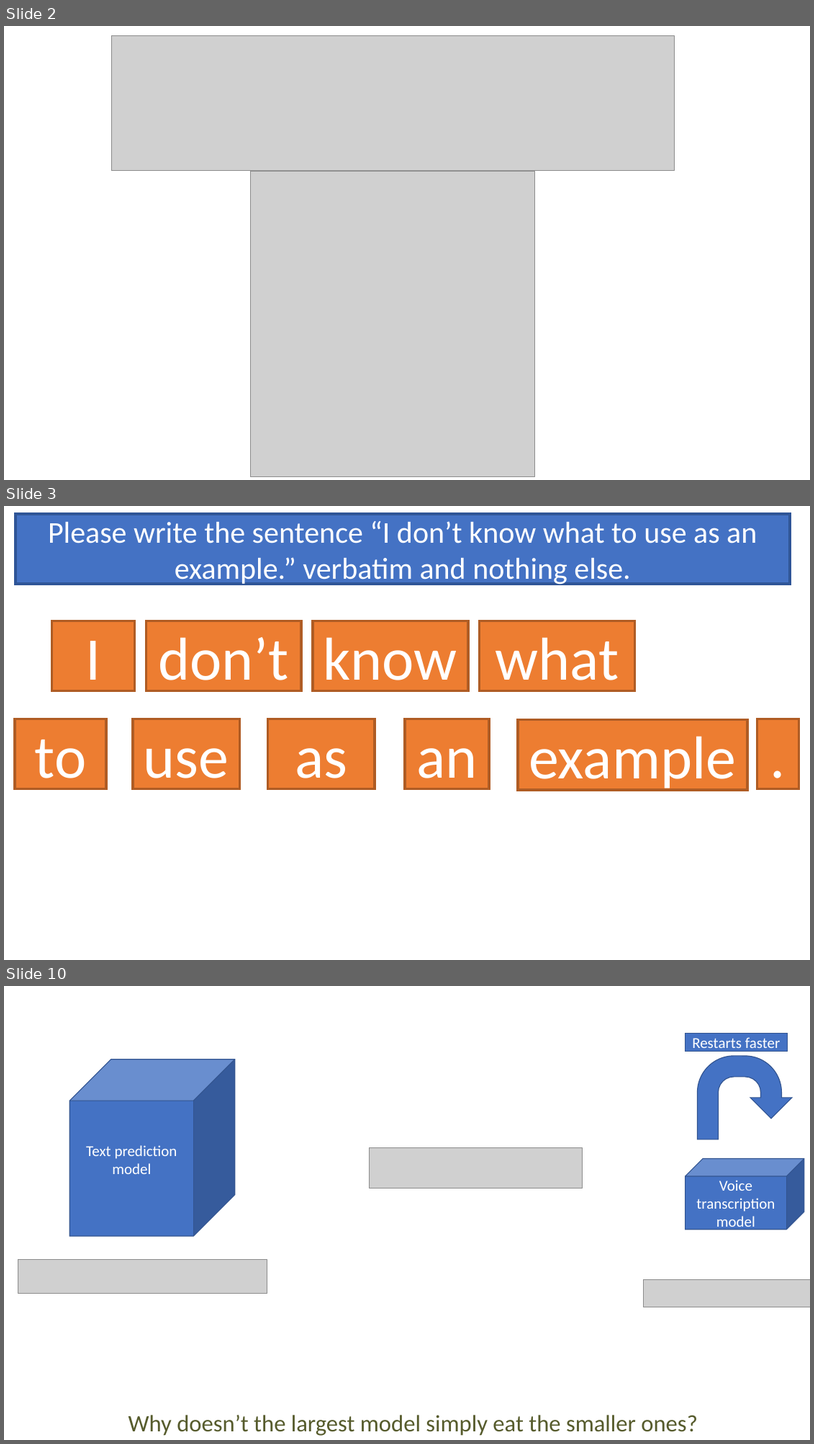
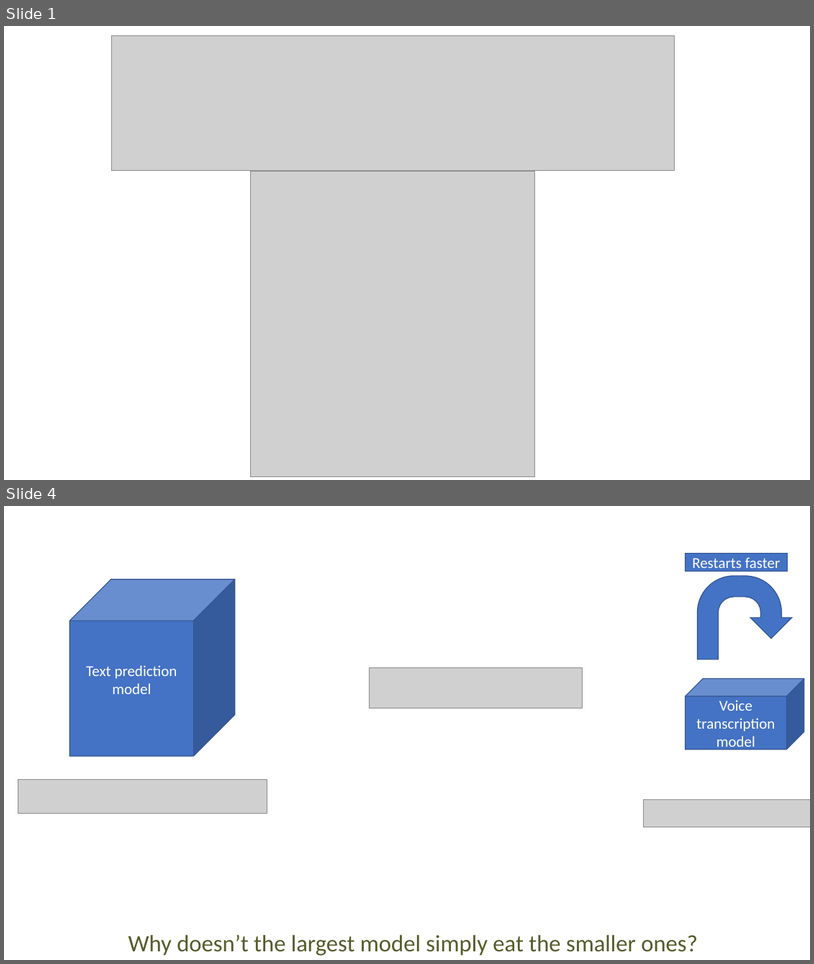
Before and after one commit to TeamDman/toolformer, a slide deck: video/Presentation1.pptx. Shown one above the other, each under a label of ours: slides 2, 3 and 10 before the commit, slides 1 and 4 after it; the slides between them are not shown. The pictures are 814x1444 and 814x964 pixels, drawn with LibreOffice and Linux fonts; fonts in the diff are those of the drawing; grey boxes stand for pictures; background and template pictures are left out. Boxes give left, top, right and bottom in pixels: in the first picture for what was removed or moved away, otherwise in the second. Text is boxed around its words. In the diff, an @@ line names an element or a change of style, - is before the commit and + after.

```diff
--- a/video/Presentation1.pptx
+++ b/video/Presentation1.pptx
@@ slide 3 removed at <box>4,506,810,960</box>, background #FFFFFF @@
@@ rectangle removed at <box>16,514,790,584</box> @@
-Please write the sentence “I don’t know what to use as an example.” verbatim and nothing else.
@@ rectangle removed at <box>52,621,134,691</box> @@
-I
@@ rectangle removed at <box>146,621,301,691</box> @@
-don’t
@@ rectangle removed at <box>313,621,468,691</box> @@
-know
@@ rectangle removed at <box>479,621,635,691</box> @@
-what
@@ rectangle removed at <box>15,719,106,789</box> @@
-to
@@ rectangle removed at <box>133,719,240,789</box> @@
-use
@@ rectangle removed at <box>268,719,375,789</box> @@
-as
@@ rectangle removed at <box>405,719,489,789</box> @@
-an
@@ rectangle removed at <box>518,720,748,790</box> @@
-example
@@ rectangle removed at <box>758,719,800,789</box> @@
-.
@@ what was slide 2 is now slide 1 @@
@@ what was slide 10 is now slide 4 @@
```
Also in this commit, not shown: 2 slides changed, 1 slide added, 7 other slides removed, 12 other files.
